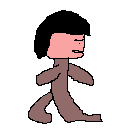
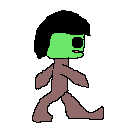
Comparing the layer stacks of the two 128 x 128 images. Changes:
hid "새 레이어 복사#1", moved it above "새 레이어 복사#4", painted on it over (28, 33, 103, 124)
added layer "새 레이어 복사#4" above "새 레이어 복사" over (32, 33, 104, 123)
